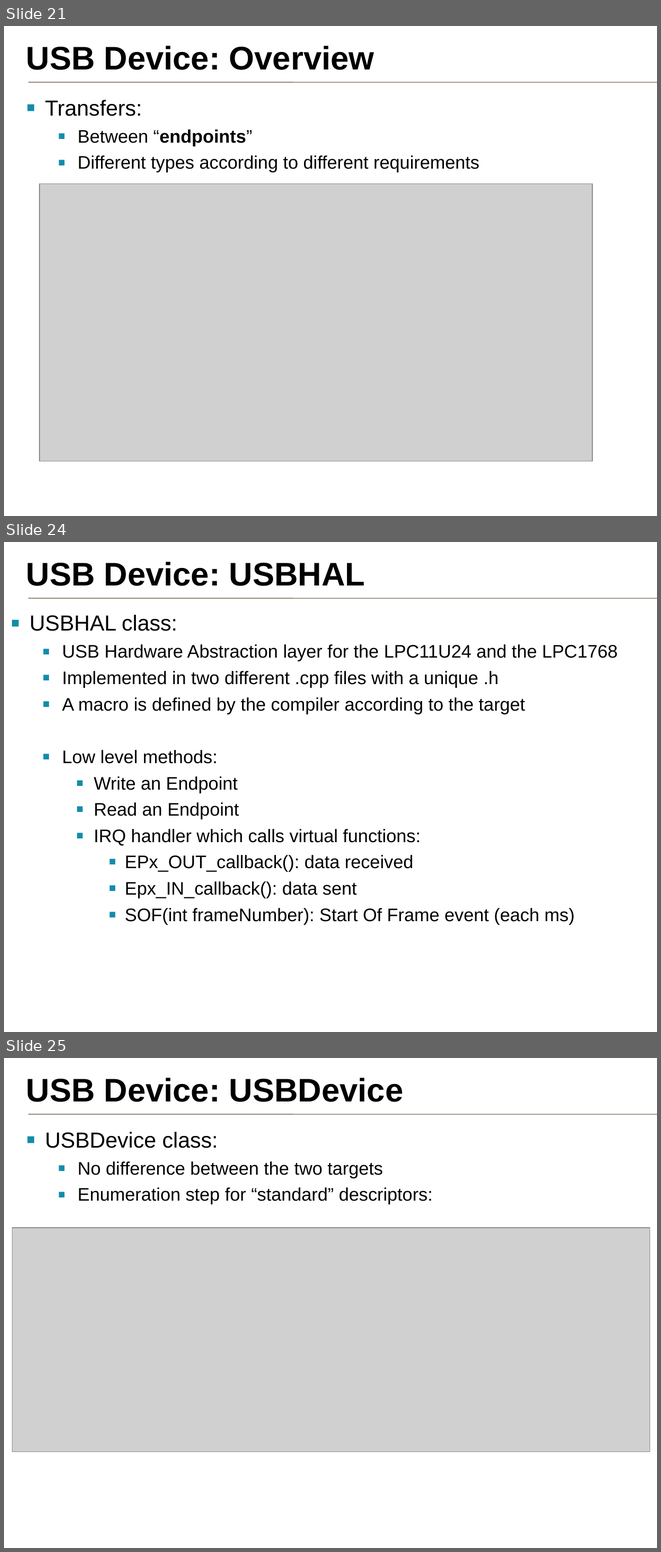
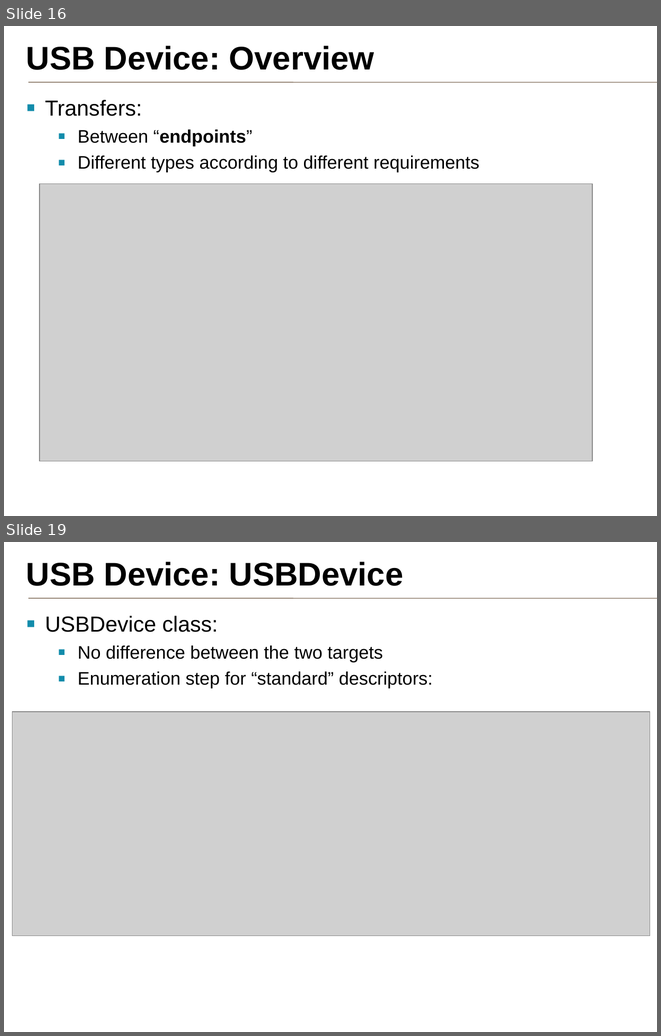
Before and after one commit to samux/ARM-internship-report, a slide deck: presentation_en/pres.pptx. Shown one above the other, each under a label of ours: slides 21, 24 and 25 before the commit, slides 16 and 19 after it; the slides between them are not shown. The pictures are 661x1552 and 661x1036 pixels, drawn with LibreOffice and Linux fonts; fonts in the diff are those of the drawing; grey boxes stand for pictures; background and template pictures are left out. Boxes give left, top, right and bottom in pixels: in the first picture for what was removed or moved away, otherwise in the second. Text is boxed around its words. In the diff, an @@ line names an element or a change of style, - is before the commit and + after.

```diff
--- a/presentation_en/pres.pptx
+++ b/presentation_en/pres.pptx
@@ slide 24 removed at <box>4,542,657,1032</box>, background #FFFFFF; not listed: 2 template elements that a slide beside it also shows @@
@@ title removed at <box>26,562,365,586</box> @@
-USB Device: USBHAL
@@ text removed at <box>29,615,618,924</box> @@
-▪ USBHAL class:
-  ▪ USB Hardware Abstraction layer for the LPC11U24 and the LPC1768
-  ▪ Implemented in two different .cpp files with a unique .h
-  ▪ A macro is defined by the compiler according to the target
-  ▪ Low level methods:
-    ▪ Write an Endpoint
-    ▪ Read an Endpoint
-    ▪ IRQ handler which calls virtual functions:
-      ▪ EPx_OUT_callback(): data received
-      ▪ Epx_IN_callback(): data sent
-      ▪ SOF(int frameNumber): Start Of Frame event (each ms)
@@ what was slide 21 is now slide 16 @@
@@ what was slide 25 is now slide 19 @@
```
Also in this commit, not shown: 11 slides changed, 5 other slides removed, 6 other files.
